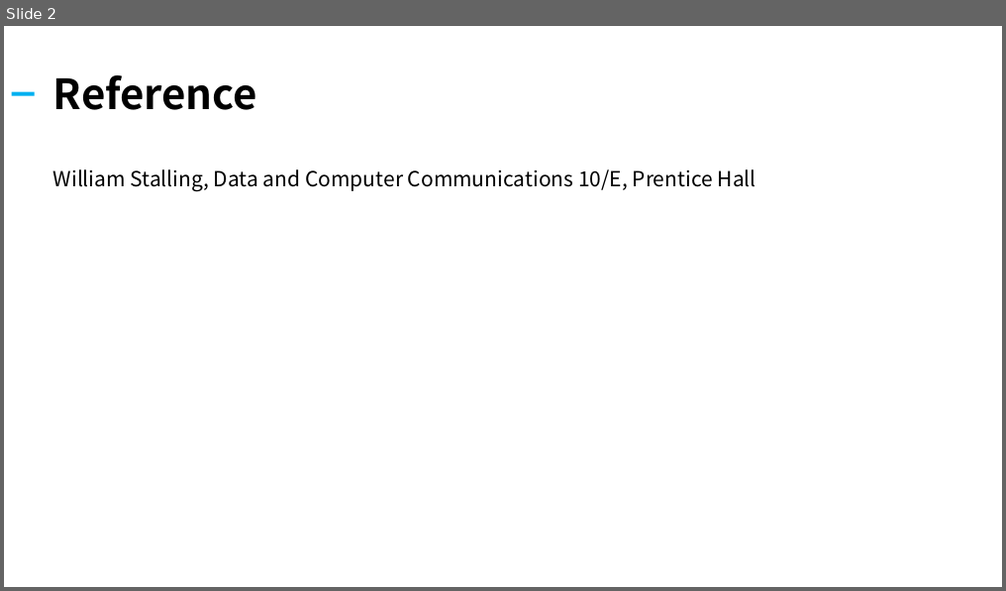
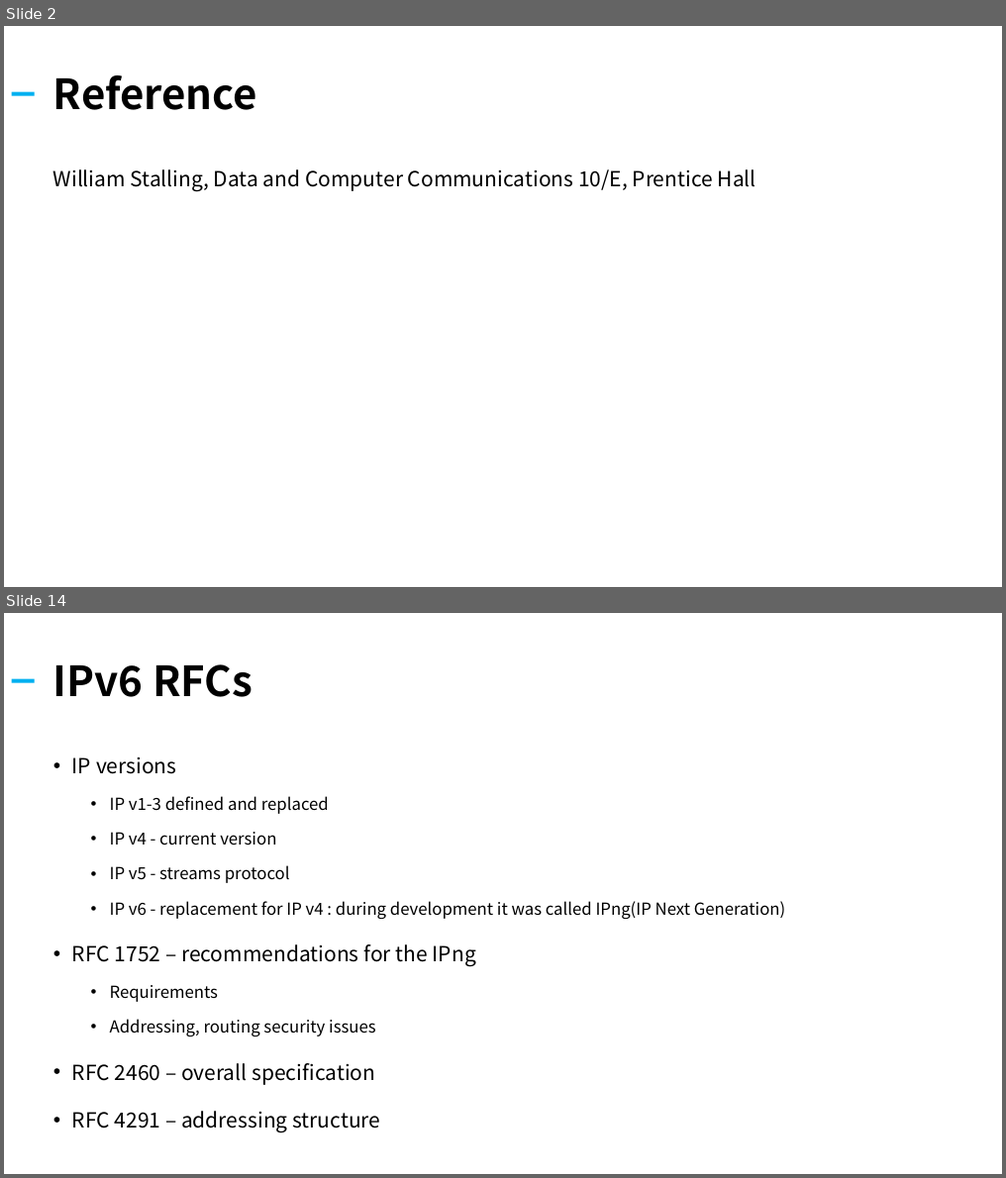
Before and after one commit to kiku99/AWS, a slide deck: Network/05. Network Internet Protocol (2).pptx. Shown one above the other, each under a label of ours: slide 2 before the commit, slides 2 and 14 after it; the slides between them are not shown. The pictures are 1006x591 and 1006x1178 pixels, drawn with LibreOffice and Linux fonts; fonts in the diff are those of the drawing. Boxes give left, top, right and bottom in pixels: in the first picture for what was removed or moved away, otherwise in the second. Text is boxed around its words. In the diff, an @@ line names an element or a change of style, - is before the commit and + after.

Commit message:
add : network internet protocol (2)

```diff
--- a/Network/05. Network Internet Protocol (2).pptx
+++ b/Network/05. Network Internet Protocol (2).pptx
@@ slide 14 added at <box>4,613,1002,1174</box>, background #FFFFFF @@
@@ title added at <box>54,664,252,697</box>, 40 pt, text #000000, bold @@
+IPv6 RFCs
@@ rectangle added at <box>12,679,35,682</box>, fill #00B0F0 @@
@@ text added at <box>72,758,785,1133</box>, 16 pt, text #000000 @@
+• IP versions
+  • IP v1-3 defined and replaced
+  • IP v4 - current version
+  • IP v5 - streams protocol
+  • IP v6 - replacement for IP v4 : during development it was called IPng(IP Next Generation)
+• RFC 1752 – recommendations for the IPng
+  • Requirements
+  • Addressing, routing security issues
+• RFC 2460 – overall specification
+• RFC 4291 – addressing structure
```
Also in this commit, not shown: 1 slide changed, 22 other slides added, 16 slides removed, 1 other file.
